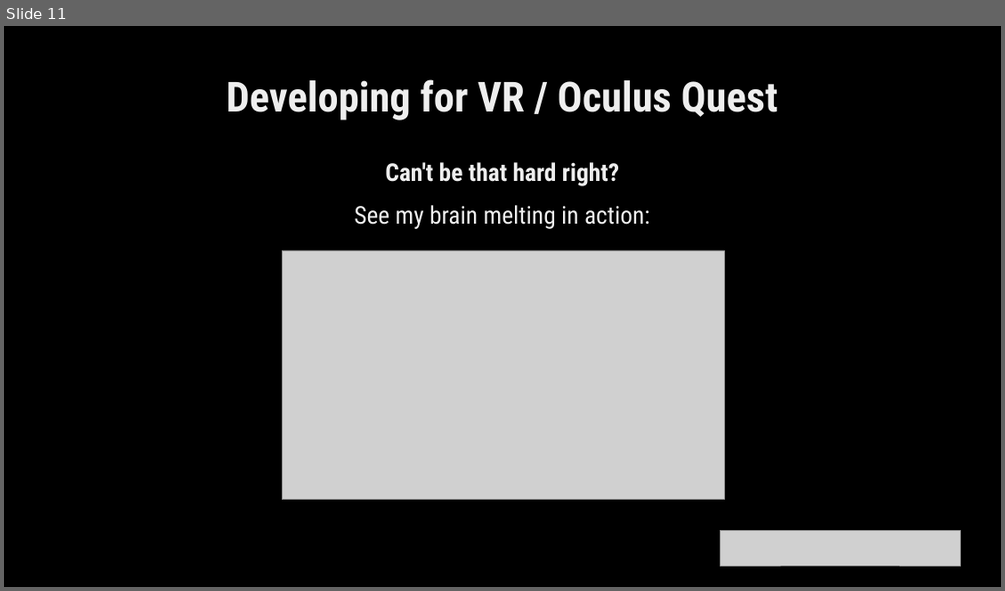
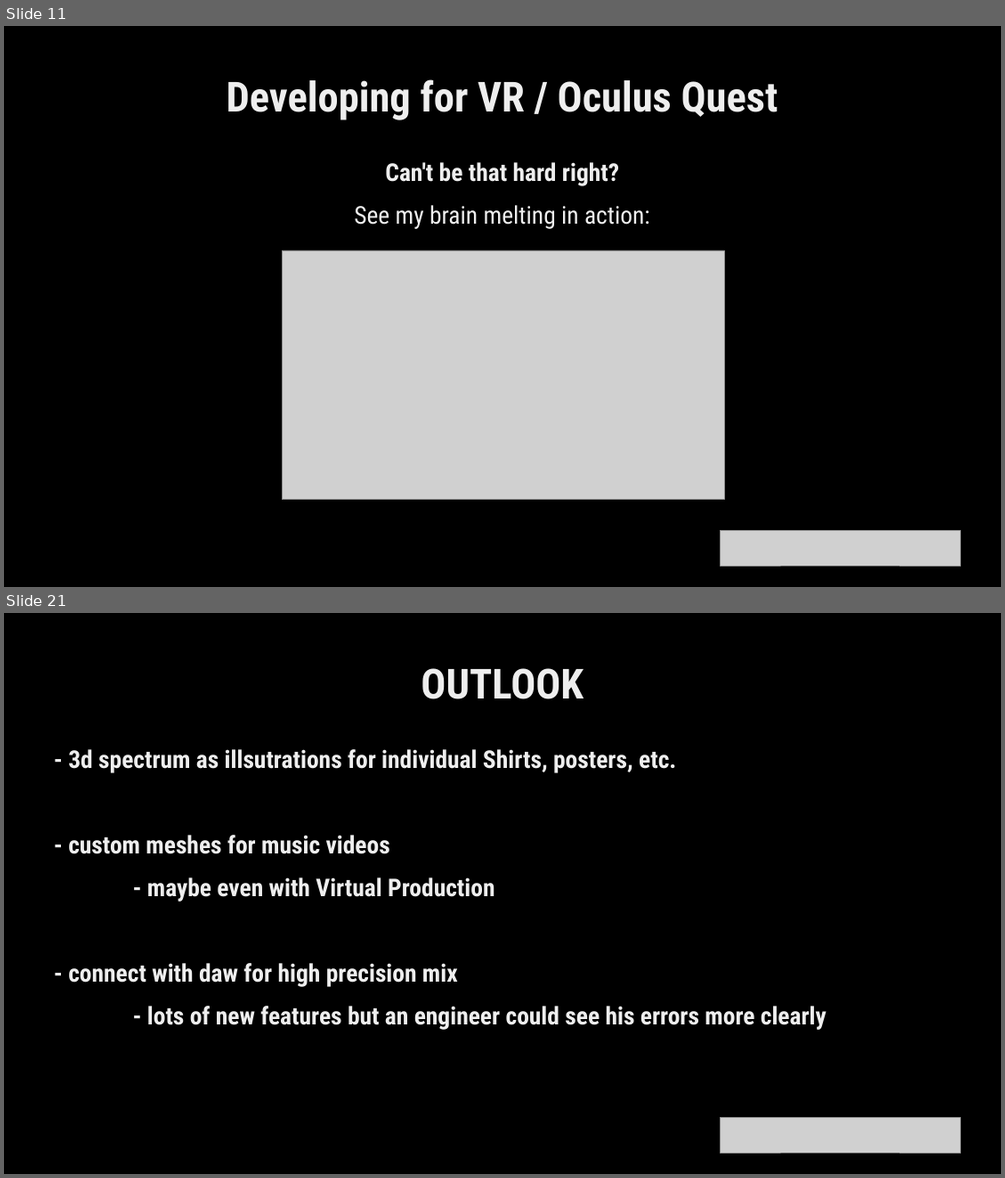
Before and after one commit to etlaM21/Chromesthesia, a slide deck: FINAL_PRESENTATON.odp. Shown one above the other, each under a label of ours: slide 11 before the commit, slides 11 and 21 after it; the slides between them are not shown. The pictures are 1005x591 and 1005x1178 pixels, drawn with LibreOffice and Linux fonts; fonts in the diff are those of the drawing; grey boxes stand for pictures. Boxes give left, top, right and bottom in pixels: in the first picture for what was removed or moved away, otherwise in the second. Text is boxed around its words. In the diff, an @@ line names an element or a change of style, - is before the commit and + after.

```diff
--- a/FINAL_PRESENTATON.odp
+++ b/FINAL_PRESENTATON.odp
@@ slide 21 added at [4,613,1001,1174], background #FFFFFF @@
@@ rectangle added at [4,613,1001,1174], fill #000000, outline #808080 0 pt @@
@@ title added at [421,668,583,699], 44 pt, text #EEEEEE, bold @@
+OUTLOOK
@@ text added at [68,749,826,1030], 26 pt, text #EEEEEE, bold @@
+- 3d spectrum as illsutrations for individual Shirts, posters, etc.
+- custom meshes for music videos
+- maybe even with Virtual Production
+- connect with daw for high precision mix
+- lots of new features but an engineer could see his errors more clearly
@@ picture added at [720,1117,960,1152] @@
```
Also in this commit, not shown: 1 slide changed, 8 other slides added, 1 slide removed, 2 other files.
